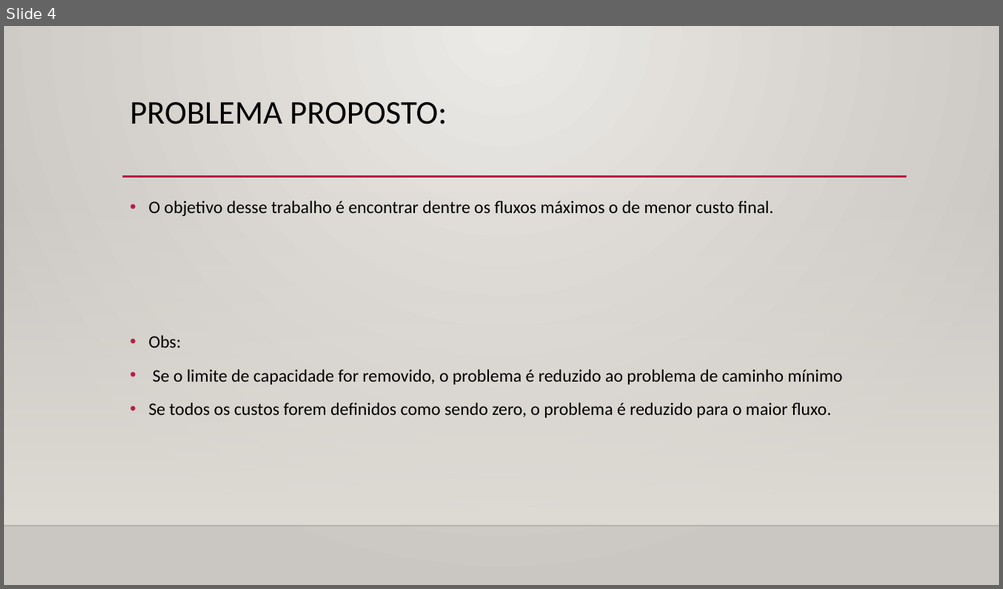
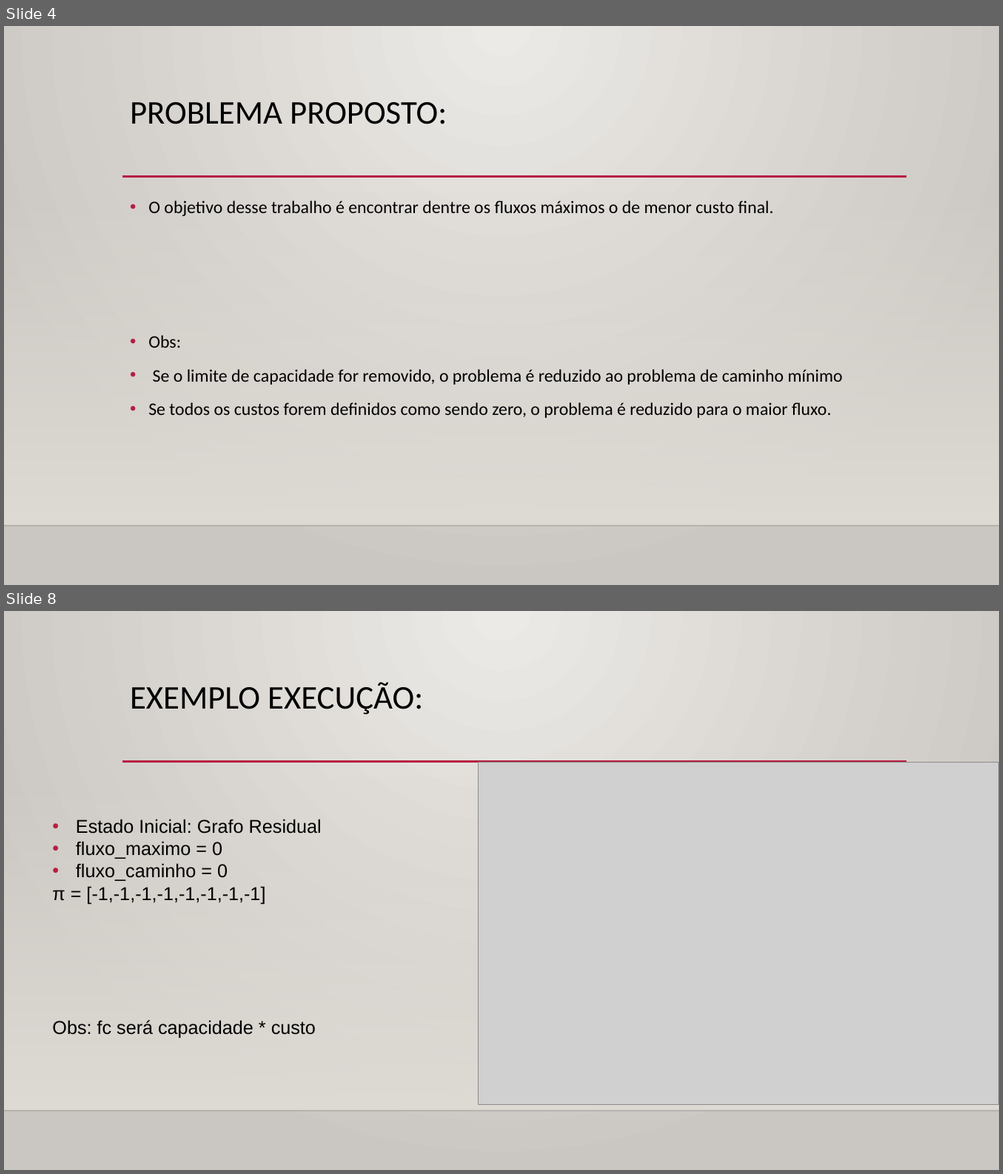
Before and after one commit to vitorhugoclz/EclipseProject, a slide deck: FluxoCustoMinimo/slides e texto/Apresentacao.pptx. Shown one above the other, each under a label of ours: slide 4 before the commit, slides 4 and 8 after it; the slides between them are not shown. The pictures are 1003x589 and 1003x1174 pixels, drawn with LibreOffice and Linux fonts; fonts in the diff are those of the drawing; grey boxes stand for pictures; background and template pictures are left out. Boxes give left, top, right and bottom in pixels: in the first picture for what was removed or moved away, otherwise in the second. Text is boxed around its words. In the diff, an @@ line names an element or a change of style, - is before the commit and + after.

```diff
--- a/FluxoCustoMinimo/slides e texto/Apresentacao.pptx
+++ b/FluxoCustoMinimo/slides e texto/Apresentacao.pptx
@@ slide 8 added at (4, 611, 999, 1170), background gradient #ECEAE7 to #CAC7C1; not listed: 3 template elements that a slide beside it also shows @@
@@ title added at (130, 682, 423, 715), 32 pt, text #000000 @@
+EXEMPLO EXECUÇÃO:
@@ picture added at (478, 763, 999, 1105) @@
@@ text added at (52, 819, 321, 1039), 18 pt, text #000000 @@
+• Estado Inicial: Grafo Residual
+• fluxo_maximo = 0
+• fluxo_caminho = 0
+π = [-1,-1,-1,-1,-1,-1,-1,-1]
+Obs: fc será capacidade * custo
```
Also in this commit, not shown: 3 slides changed, 8 other slides added, 4 other files.
